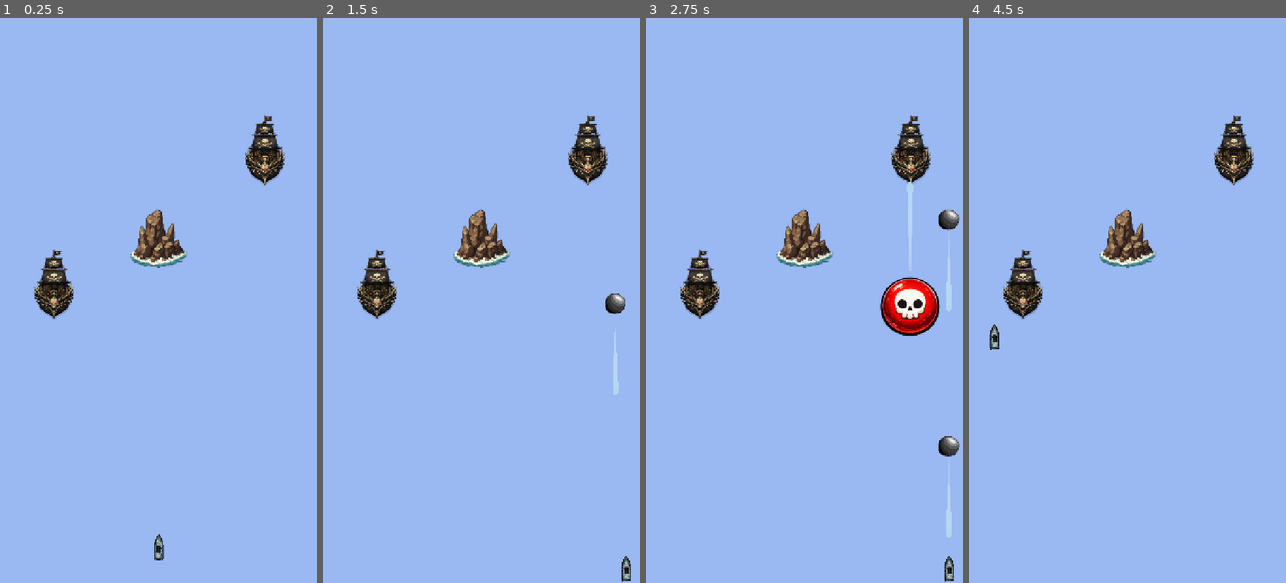
Above: before the commit, frames 1-4 (left to right).
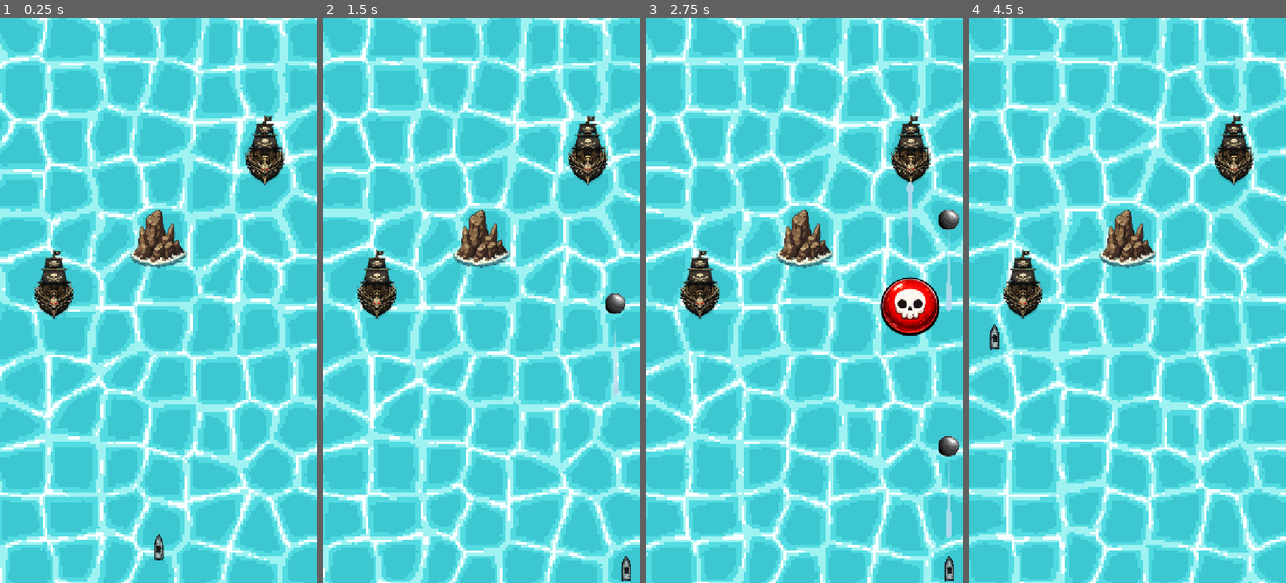
Above: after the commit, the same moments.

Repository: irohgit/flapjack
Game: Godot game, scene res://Levels/Ethan.tscn
The game is run twice, just before and just after one commit, with the same random seed, the same clock (stepped at 60 frames per second) and the same inputs. Before the commit the project starts from res://Levels/Iroh.tscn.
Inputs:
- Up to frame 1 (0.25 s): no input
- Up to frame 2 (1.5 s): hold D (move_right) 0.53-1.28 s; hold Space (shoot) 0.53-1.28 s; hold S (move_backward) from 1.28 s (still down); tap Space (shoot) at 1.35 s
- Up to frame 3 (2.75 s): release S (move_backward) at 2.03 s; hold D (move_right) from 2.03 s (still down); hold Space (shoot) from 2.03 s (still down)
- Up to frame 4 (4.5 s): release D (move_right) at 2.78 s; release Space (shoot) at 2.78 s; hold W (move_forward) 2.78-3.53 s; tap Space (shoot) at 2.85, 4.35 s; hold Space (shoot) 3.53-4.28 s; hold A (move_left) from 3.53 s (still down)

The runs differ from the first frame. In frame 1, 97% of the frame differs, in the area x 0-100%, y 0-100%; in frame 2, 97%; in frame 3, 95%; in frame 4, 97%.

Commit message:
Added the cell shader water to my scene

Diff:
--- a/Levels/Ethan.tscn
+++ b/Levels/Ethan.tscn
@@ -1,3 +1,67 @@
 [gd_scene format=3 uid="uid://5eqiped6q75s"]
 
-[node name="Ethan" type="Node2D" unique_id=397756045]
+[ext_resource type="Script" uid="uid://tsoi3lwff5mf" path="res://Actors/Camera/shake_camera.gd" id="1_4wt3a"]
+[ext_resource type="Shader" uid="uid://cq85abjo4x30h" path="res://Assets/Shaders/Water/water.gdshader" id="2_6ghmm"]
+[ext_resource type="PackedScene" uid="uid://buoclsm4meh3f" path="res://Actors/Enemies/enemy_ship.tscn" id="2_6svxa"]
+[ext_resource type="Texture2D" uid="uid://conqv6viso2ly" path="res://Assets/Shaders/Water/water_noise.tres" id="3_0water"]
+[ext_resource type="PackedScene" uid="uid://bl12qi0n68b6i" path="res://Actors/Projectiles/projectile.tscn" id="3_6ghmm"]
+[ext_resource type="Resource" uid="uid://dk3d73cdpoumi" path="res://Data/Projectiles/enemy_cannonball.tres" id="4_n48ea"]
+[ext_resource type="PackedScene" uid="uid://cuwj1wdixoj3p" path="res://Actors/Hazards/hazard.tscn" id="5_wyght"]
+[ext_resource type="PackedScene" uid="uid://cclwwsegfn8rr" path="res://Actors/Player/player.tscn" id="6_6m8jk"]
+
+[sub_resource type="ShaderMaterial" id="ShaderMaterial_n48ea"]
+shader = ExtResource("2_6ghmm")
+shader_parameter/noise_texture = ExtResource("3_0water")
+shader_parameter/deep_water = Color(0.24, 0.78, 0.82, 1)
+shader_parameter/wave_water = Color(0.32, 0.86, 0.88, 1)
+shader_parameter/rim_color = Color(0.62, 0.95, 0.95, 1)
+shader_parameter/foam_color = Color(0.97, 1, 1, 1)
+shader_parameter/design_size = Vector2(720, 1280)
+shader_parameter/water_pixel_size = 6.0
+shader_parameter/animation_speed = 4.0
+shader_parameter/cell_size = 18.0
+shader_parameter/cell_irregularity = 0.55
+shader_parameter/cell_motion = 0.08
+shader_parameter/edge_warp = 3.5
+shader_parameter/wave_width = 0.28
+shader_parameter/rim_width = 0.12
+shader_parameter/foam_width = 0.05
+shader_parameter/foam_coverage = 0.58
+
+[node name="Game" type="Node2D" unique_id=141585991]
+
+[node name="WaterBackground" type="CanvasLayer" parent="." unique_id=474036332]
+layer = -100
+
+[node name="Water" type="ColorRect" parent="WaterBackground" unique_id=1833802365]
+material = SubResource("ShaderMaterial_n48ea")
+anchors_preset = 15
+anchor_right = 1.0
+anchor_bottom = 1.0
+grow_horizontal = 2
+grow_vertical = 2
+mouse_filter = 2
+
+[node name="Camera2D" type="Camera2D" parent="." unique_id=1873851463 groups=["shake_camera"]]
+anchor_mode = 0
+script = ExtResource("1_4wt3a")
+
+[node name="World" type="Node2D" parent="." unique_id=19047034]
+
+[node name="EnemyShip" parent="World" unique_id=1035340143 instance=ExtResource("2_6svxa")]
+position = Vector2(600, 300)
+projectile_scene = ExtResource("3_6ghmm")
+ammo = ExtResource("4_n48ea")
+drift_speed = 0.0
+
+[node name="EnemyShip2" parent="World" unique_id=1573959086 instance=ExtResource("2_6svxa")]
+position = Vector2(121, 604)
+projectile_scene = ExtResource("3_6ghmm")
+ammo = ExtResource("4_n48ea")
+drift_speed = 0.0
+
+[node name="Hazard" parent="World" unique_id=90124748 instance=ExtResource("5_wyght")]
+position = Vector2(360, 500)
+
+[node name="Player" parent="World" unique_id=1105456395 instance=ExtResource("6_6m8jk")]
+position = Vector2(360, 1200)
--- a/project.godot
+++ b/project.godot
@@ -11,7 +11,7 @@
 [application]
 
 config/name="flapjack_v1"
-run/main_scene="uid://dsulca5ocriar"
+run/main_scene="uid://5eqiped6q75s"
 config/features=PackedStringArray("4.7", "GL Compatibility")
 config/icon="res://icon.svg"
 
